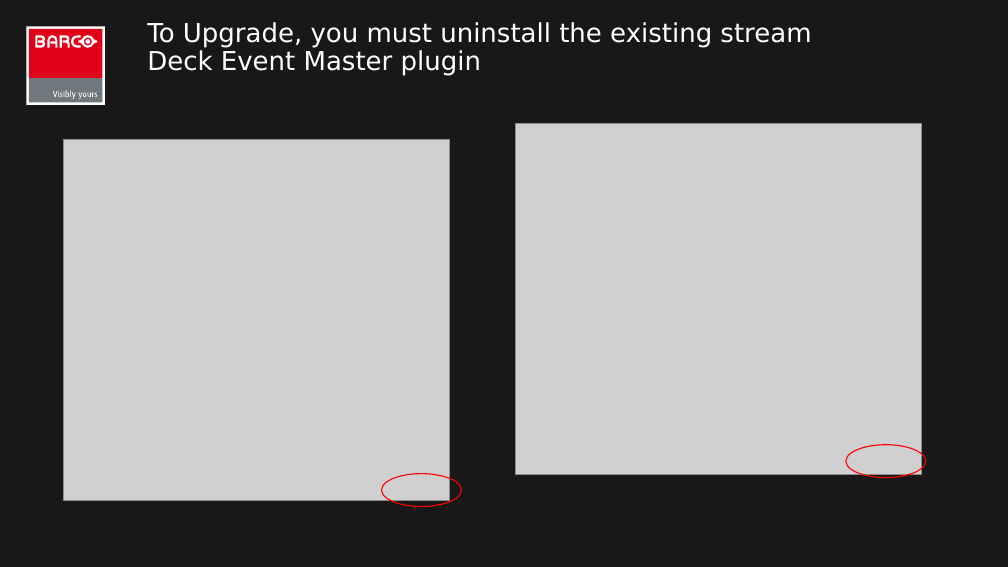
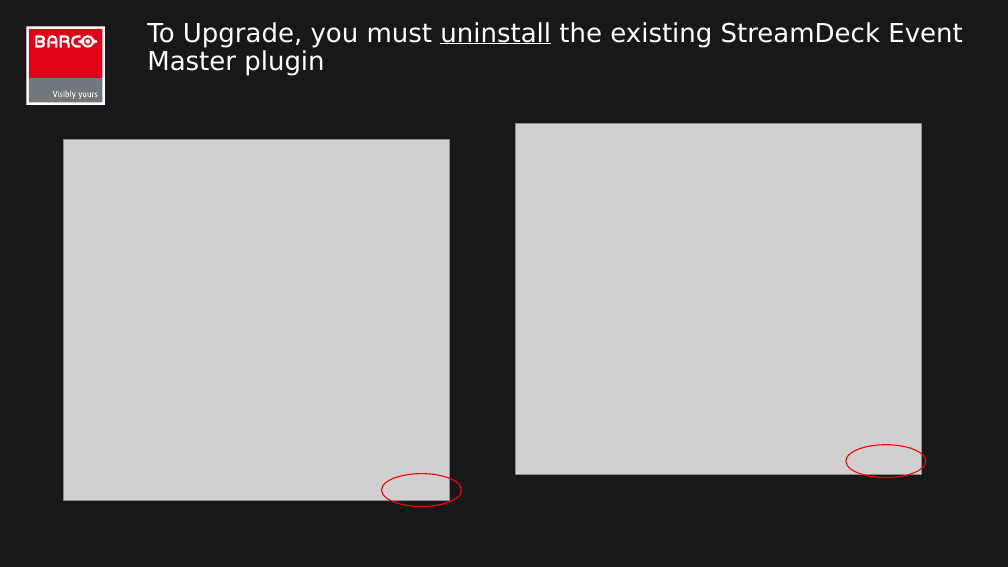
Before and after one commit to robbie78669/streamdeck-eventmaster, a slide deck: slide 2 of Stream Deck for Event Master v2.1.pptx. Drawn at 1008x567 pixels with LibreOffice and Linux fonts; fonts in the diff are those of the drawing; grey boxes stand for pictures. Boxes give left, top, right and bottom in pixels: in the first picture for what was removed or moved away, otherwise in the second. Text is boxed around its words. In the diff, an @@ line names an element or a change of style, - is before the commit and + after.

```diff
--- a/Stream Deck for Event Master v2.1.pptx
+++ b/Stream Deck for Event Master v2.1.pptx
@@ title at (147,22,962,75): text changed @@
-To Upgrade, you must uninstall the existing stream Deck Event Master plugin
+To Upgrade, you must uninstall the existing StreamDeck Event Master plugin
```
Also in this commit, not shown: 6 other slides changed, 3 other files.
